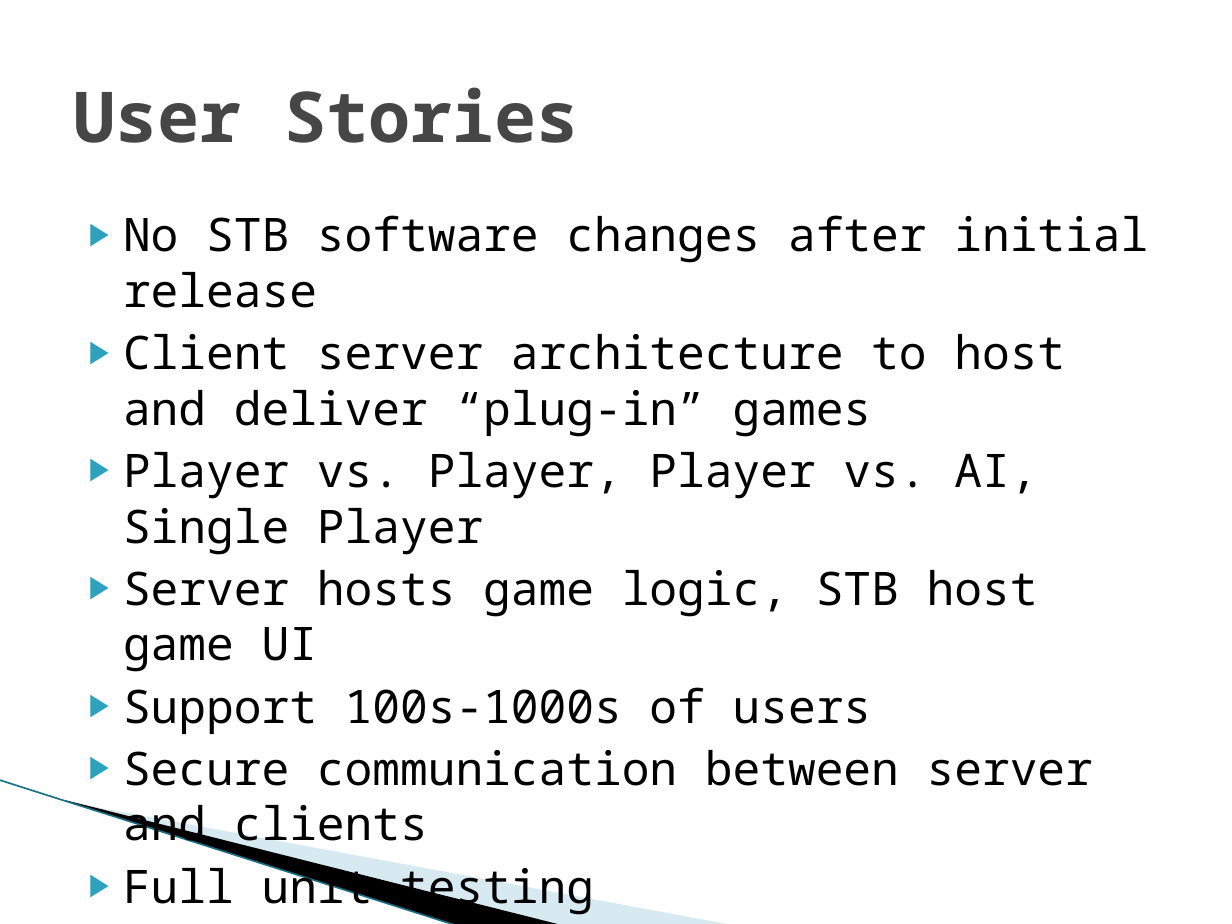
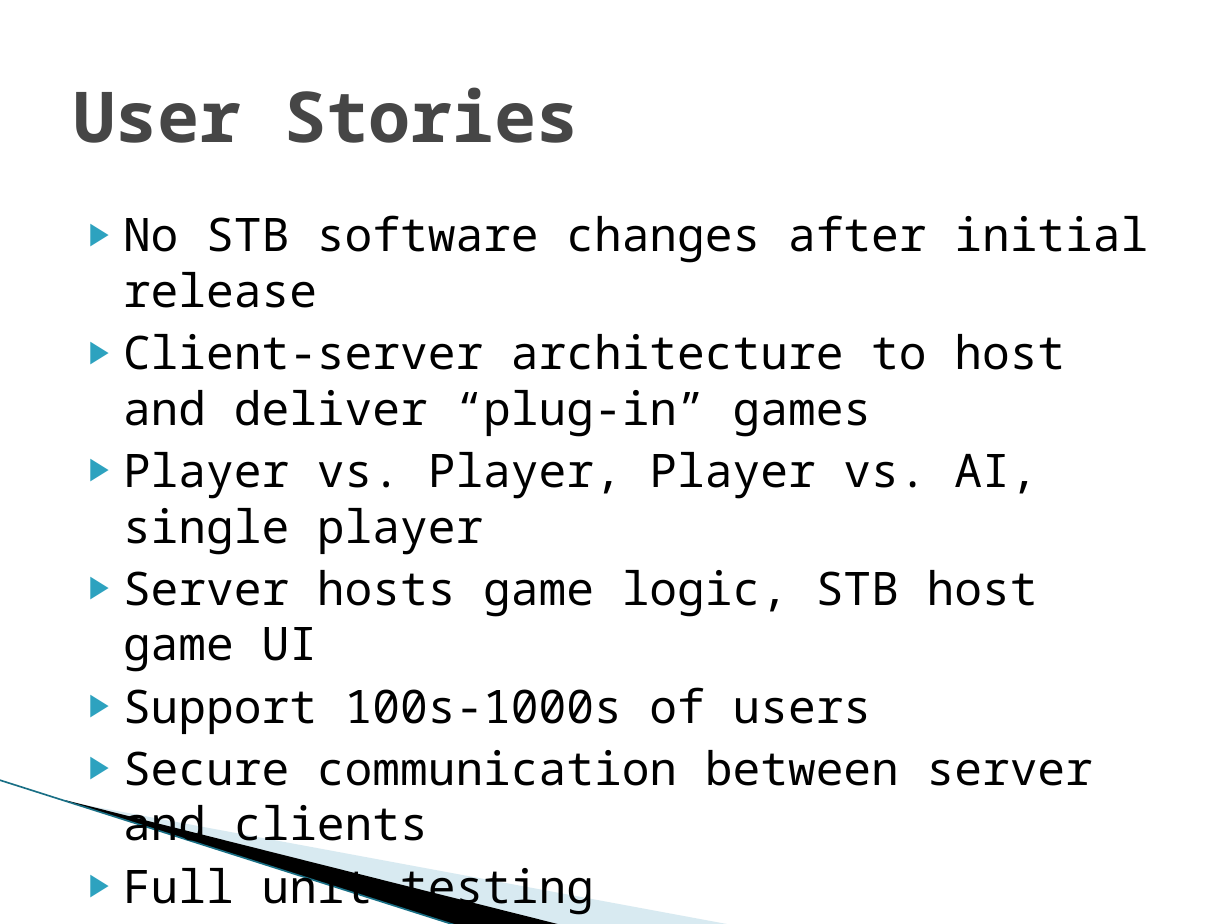
Before and after one commit to SDSMT-CSC/STBMF, a slide deck: slide 4 of Sprint1_Documents/Sprint 1 Review.pptx. Drawn at 1232x924 pixels with LibreOffice and Linux fonts; fonts in the diff are those of the drawing; background and template pictures are left out. Boxes give left, top, right and bottom in pixels: in the first picture for what was removed or moved away, otherwise in the second. Text is boxed around its words. In the diff, an @@ line names an element or a change of style, - is before the commit and + after.

```diff
--- a/Sprint1_Documents/Sprint 1 Review.pptx
+++ b/Sprint1_Documents/Sprint 1 Review.pptx
@@ text at bbox=[123, 334, 1065, 555]: text changed @@
-▶ Client server architecture to host and deliver “plug-in” games
-▶ Player vs. Player, Player vs. AI, Single Player
+▶ Client-server architecture to host and deliver “plug-in” games
+▶ Player vs. Player, Player vs. AI, single player
```
Also in this commit, not shown: 7 other slides changed, 1 slide added.
